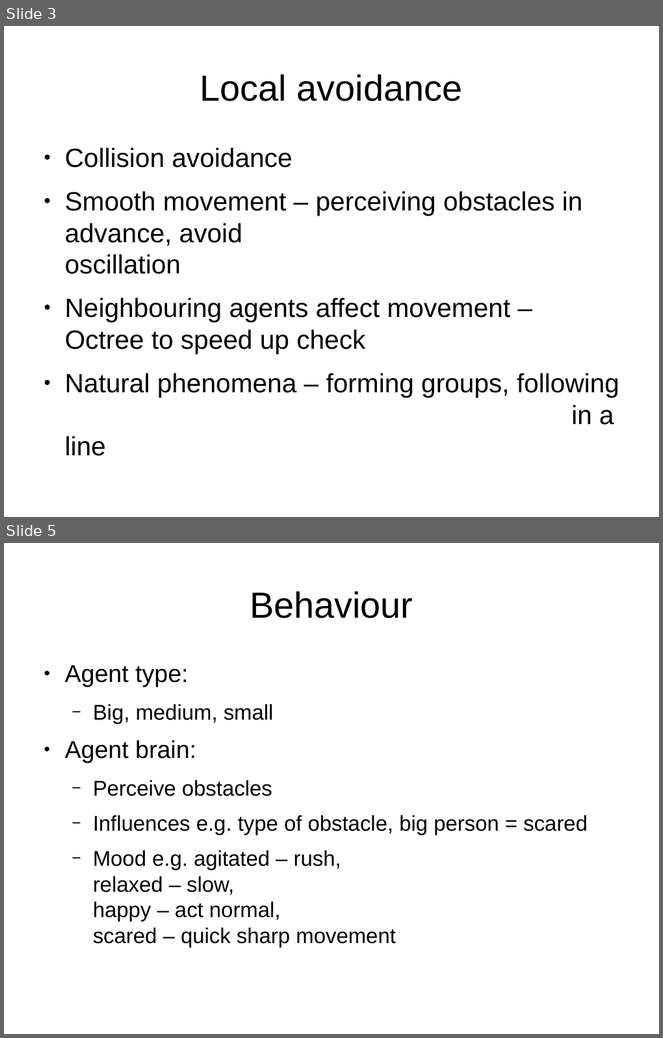
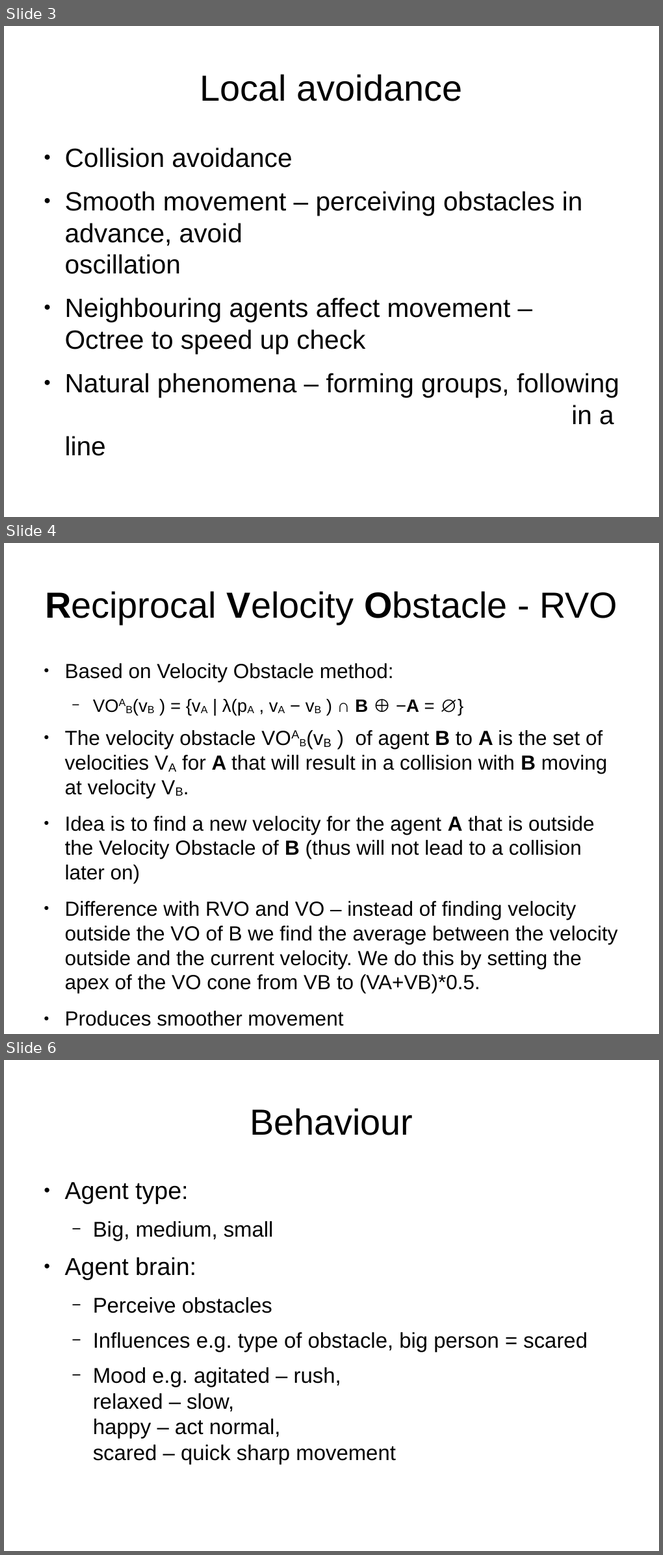
Before and after one commit to IdrisMiles/Reciprocal-Velocity-Obstacles, a slide deck: writeUp/initial_presentation.odp. Shown one above the other, each under a label of ours: slides 3 and 5 before the commit, slides 3, 4 and 6 after it; the slides between them are not shown. The pictures are 663x1038 and 663x1555 pixels, drawn with LibreOffice and Linux fonts; fonts in the diff are those of the drawing; background and template pictures are left out. Boxes give left, top, right and bottom in pixels: in the first picture for what was removed or moved away, otherwise in the second. Text is boxed around its words. In the diff, an @@ line names an element or a change of style, - is before the commit and + after.

```diff
--- a/writeUp/initial_presentation.odp
+++ b/writeUp/initial_presentation.odp
@@ slide 4 added at (4,543,659,1034), background picture (left out) @@
@@ title added at (45,591,618,624), 44 pt, text #000000 @@
+Reciprocal Velocity Obstacle - RVO
@@ text added at (65,663,618,1027), 24.8 pt, text #000000 @@
+● Based on Velocity Obstacle method:
+  − VOAB(vB ) = {vA | λ(pA , vA − vB ) ∩ B ⊕ −A = ∅}
+● The velocity obstacle VOAB(vB ) of agent B to A is the set of velocities VA for A that will result in a collision with B moving at velocity VB.
+● Idea is to find a new velocity for the agent A that is outside the Velocity Obstacle of B (thus will not lead to a collision later on)
+● Difference with RVO and VO – instead of finding velocity outside the VO of B we find the average between the velocity outside and the current velocity. We do this by setting the apex of the VO cone from VB to (VA+VB)*0.5.
+● Produces smoother movement
@@ what was slide 5 is now slide 6 @@
```
Also in this commit, not shown: 2 slides changed, 1 other slide added, 1 slide removed.
